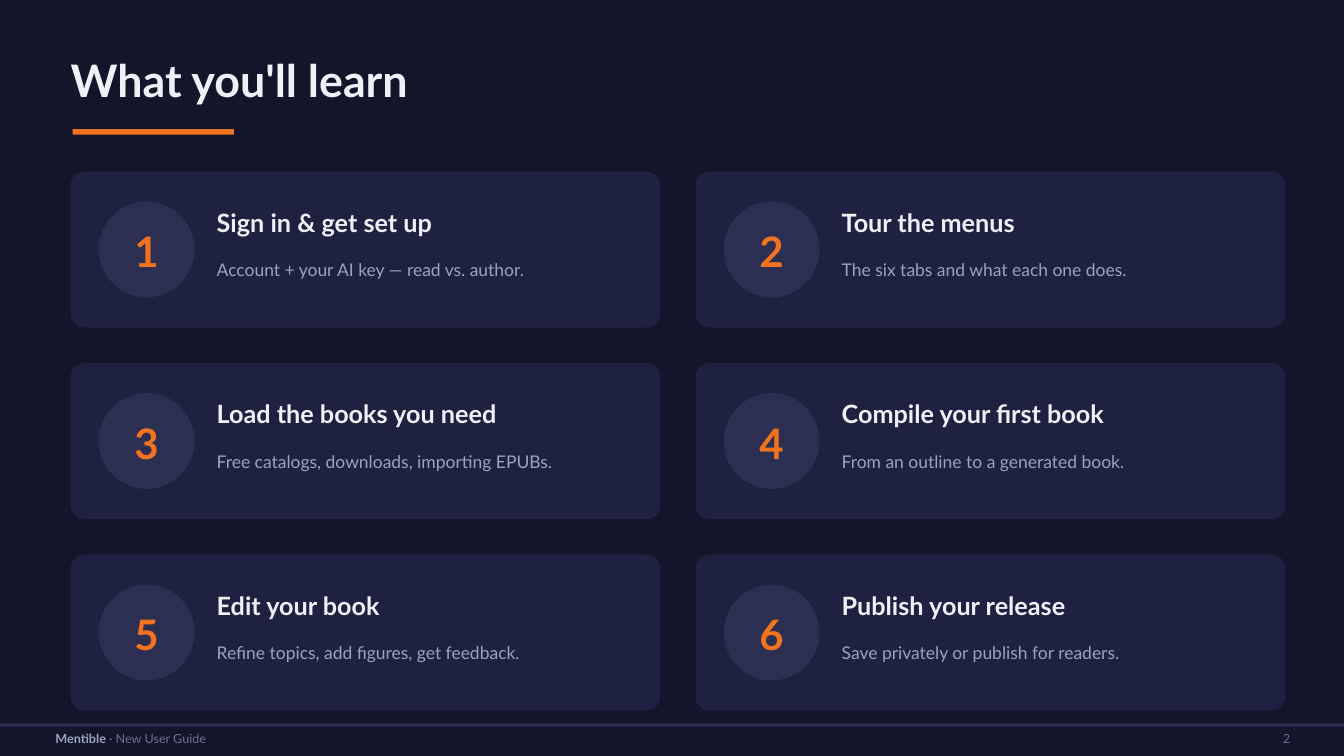
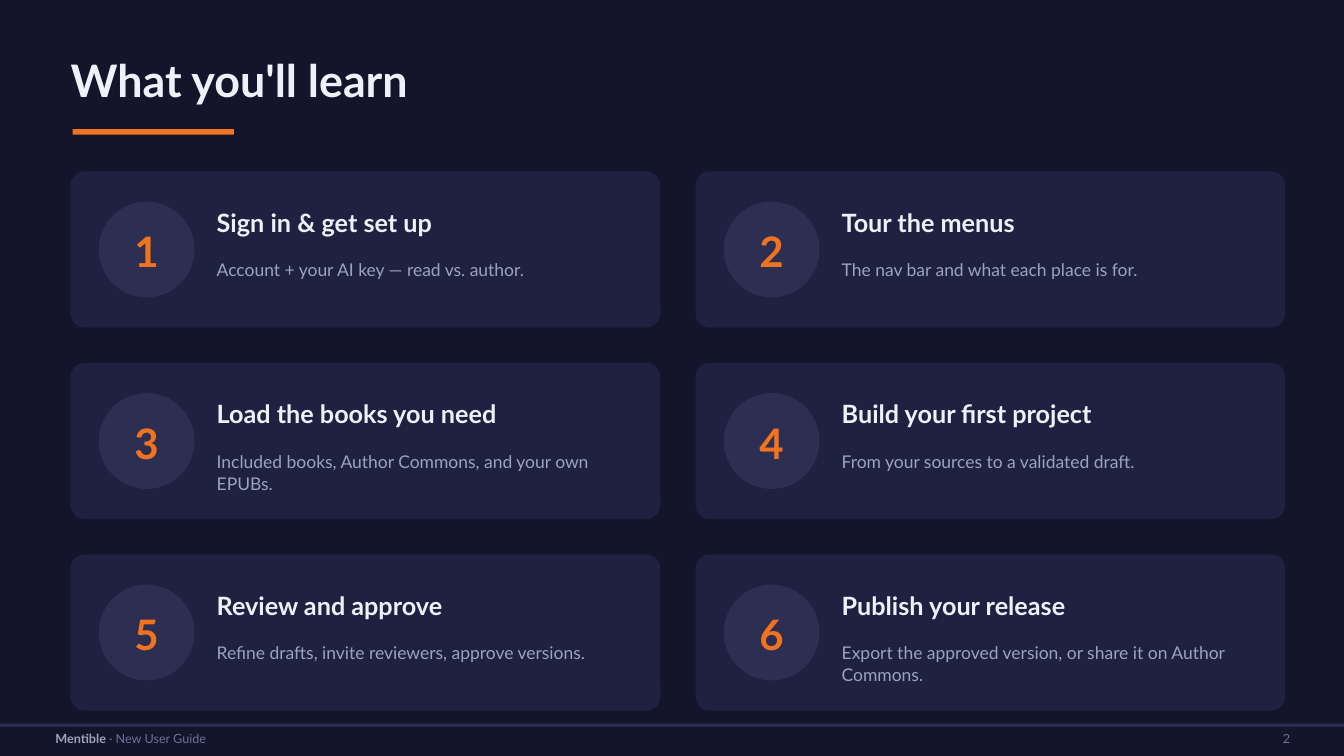
Before and after one commit to wegofwd2020-hub/Mentible, a slide deck: slide 2 of Mentible-New-User-Guide.pptx. Drawn at 1344x756 pixels with LibreOffice and Linux fonts; fonts in the diff are those of the drawing. Boxes give left, top, right and bottom in pixels: in the first picture for what was removed or moved away, otherwise in the second. Text is boxed around its words. In the diff, an @@ line names an element or a change of style, - is before the commit and + after.

```diff
--- a/Mentible-New-User-Guide.pptx
+++ b/Mentible-New-User-Guide.pptx
@@ text at (x1=842, y1=263, x2=1138, y2=279): text changed @@
-The six tabs and what each one does.
+The nav bar and what each place is for.
@@ text at (x1=842, y1=404, x2=1091, y2=428): text changed @@
-Compile your first book
+Build your first project
@@ text at (x1=217, y1=455, x2=588, y2=490): text changed @@
-Free catalogs, downloads, importing EPUBs.
+Included books, Author Commons, and your own EPUBs.
@@ text at (x1=842, y1=455, x2=1135, y2=471): text changed @@
-From an outline to a generated book.
+From your sources to a validated draft.
@@ text at (x1=217, y1=596, x2=442, y2=619): text changed @@
-Edit your book
+Review and approve
@@ text at (x1=217, y1=646, x2=585, y2=662): text changed @@
-Refine topics, add figures, get feedback.
+Refine drafts, invite reviewers, approve versions.
@@ text at (x1=842, y1=646, x2=1225, y2=681): text changed @@
-Save privately or publish for readers.
+Export the approved version, or share it on Author Commons.
```
Also in this commit, not shown: 18 other slides changed, 1 other file.
